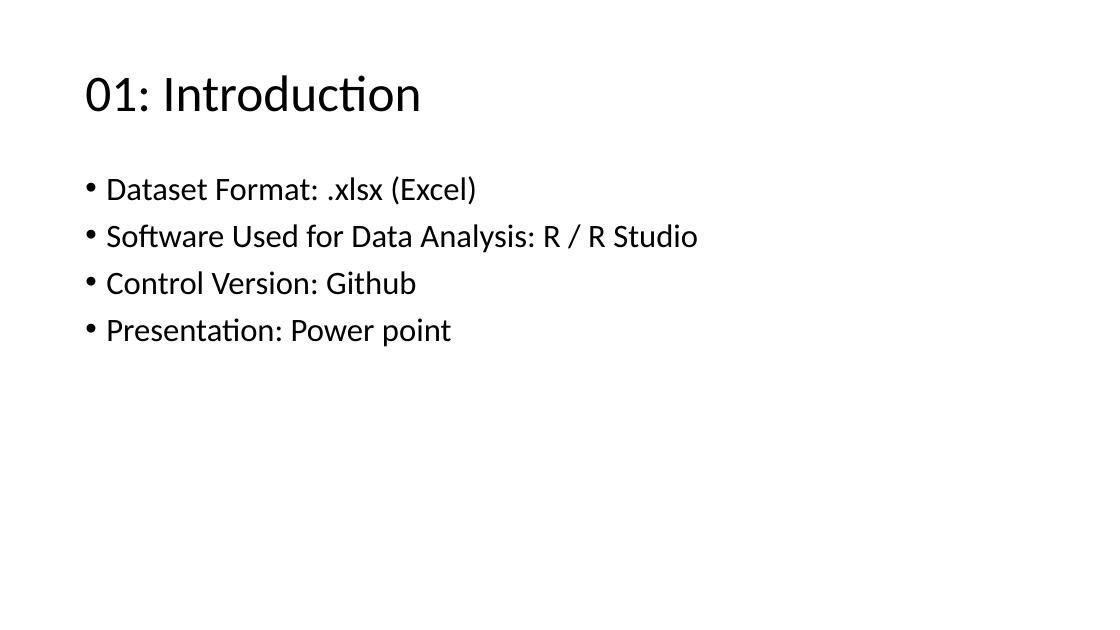
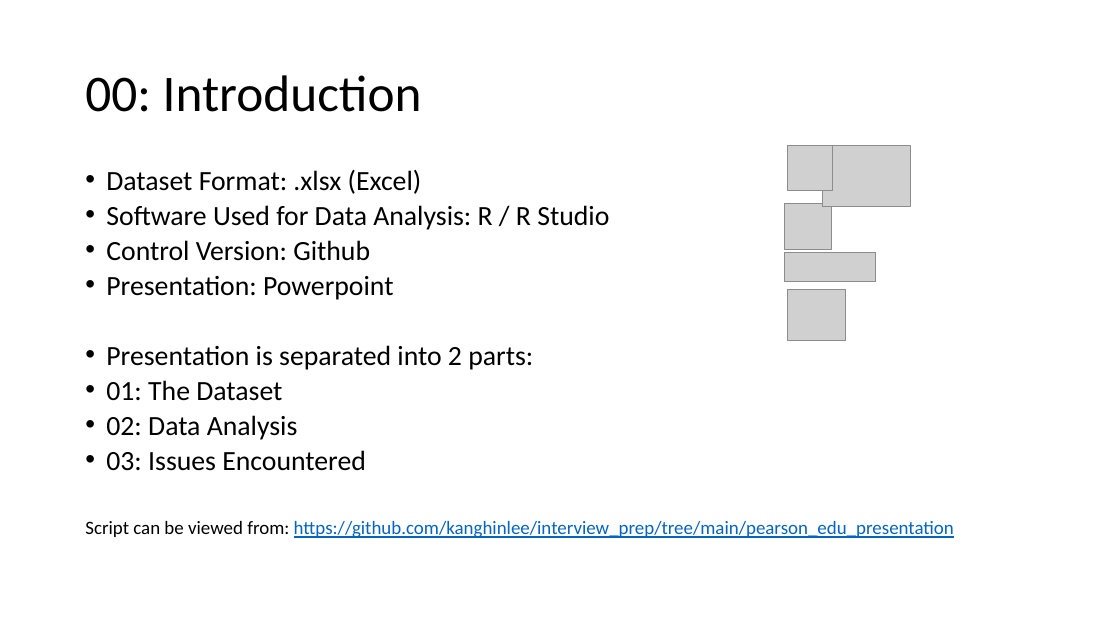
Before and after one commit to kanghinlee/interview_prep, a slide deck: slide 3 of pearson_edu_presentation/Pearson_edu_presentation.pptx (slide 2 before the commit). Drawn at 1120x630 pixels with LibreOffice and Linux fonts; fonts in the diff are those of the drawing; grey boxes stand for pictures. Boxes give left, top, right and bottom in pixels: in the first picture for what was removed or moved away, otherwise in the second. Text is boxed around its words. In the diff, an @@ line names an element or a change of style, - is before the commit and + after.

```diff
--- a/pearson_edu_presentation/Pearson_edu_presentation.pptx
+++ b/pearson_edu_presentation/Pearson_edu_presentation.pptx
@@ title at [85, 75, 422, 112]: text changed @@
-01: Introduction
+00: Introduction
@@ picture added at [787, 146, 832, 191] @@
@@ picture added at [823, 146, 910, 207] @@
@@ text at [106, 170, 609, 261]: size 28 to 23.8 pt in "Dataset Format: .xlsx (Excel)", "Software Used for Data Analysis: R / ...", "Control Version: Github"; line spacing 0.9 to 0.7 @@
@@ picture added at [785, 203, 832, 250] @@
@@ picture added at [784, 252, 875, 281] @@
@@ text at [85, 276, 954, 538]: text changed; size 28 to 23.8 pt @@
-• Presentation: Power point
+• Presentation: Powerpoint
+• Presentation is separated into 2 parts:
+• 01: The Dataset
+• 02: Data Analysis
+• 03: Issues Encountered
+Script can be viewed from: https://github.com/kanghinlee/interview_prep/tree/main/pearson_edu_presentation
@@ picture added at [787, 290, 845, 340] @@
```
Also in this commit, not shown: 7 other slides changed, 4 slides added, 1 slide removed, 5 other files.
